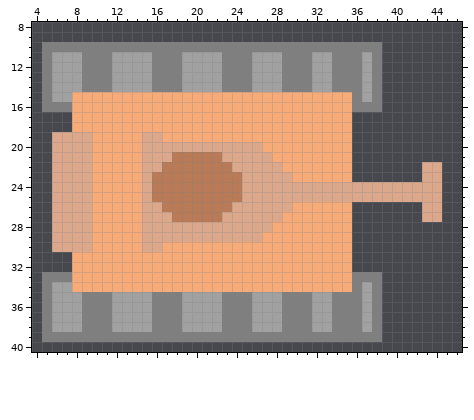
One commit to this pixel-art sprite: images/tank/tan/East/3-health.png. The first picture shows the starting point.
The file is 50x50 pixels. Shown: x 4..46, y 8..40.
And afterwards:
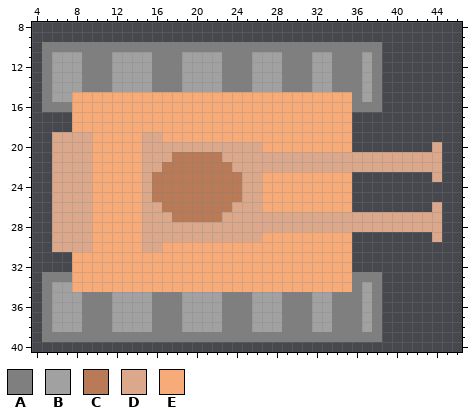
Palette (. is transparent): A #7f7f7f  B #a1a1a1  C #b97a57  D #dba88c  E #f7ab79
The exact change:
@@ x 25..46 @@
 19 EEEEEEEEEEE...........
-20 DDEEEEEEEEE...........
-21 DDDEEEEEEEE...........
-22 DDDDEEEEEEE.......DD..
-23 DDDDDEEEEEE.......DD..
-24 DDDDDDDDDDDDDDDDDDDD..
-25 DDDDDDDDDDDDDDDDDDDD..
-26 DDDDDEEEEEE.......DD..
-27 DDDDEEEEEEE.......DD..
-28 DDDEEEEEEEE...........
-29 DDEEEEEEEEE...........
+20 DDEEEEEEEEE........D..
+21 DDDDDDDDDDDDDDDDDDDD..
+22 DDDDDDDDDDDDDDDDDDDD..
+23 DDEEEEEEEEE........D..
+24 DDEEEEEEEEE...........
+25 DDEEEEEEEEE...........
+26 DDEEEEEEEEE........D..
+27 DDDDDDDDDDDDDDDDDDDD..
+28 DDDDDDDDDDDDDDDDDDDD..
+29 DDEEEEEEEEE........D..
 30 EEEEEEEEEEE...........
Boxes around the changes in both pictures, in picture pixels (x1, y1, x2, y2):
changed: (262, 142, 442, 242)
